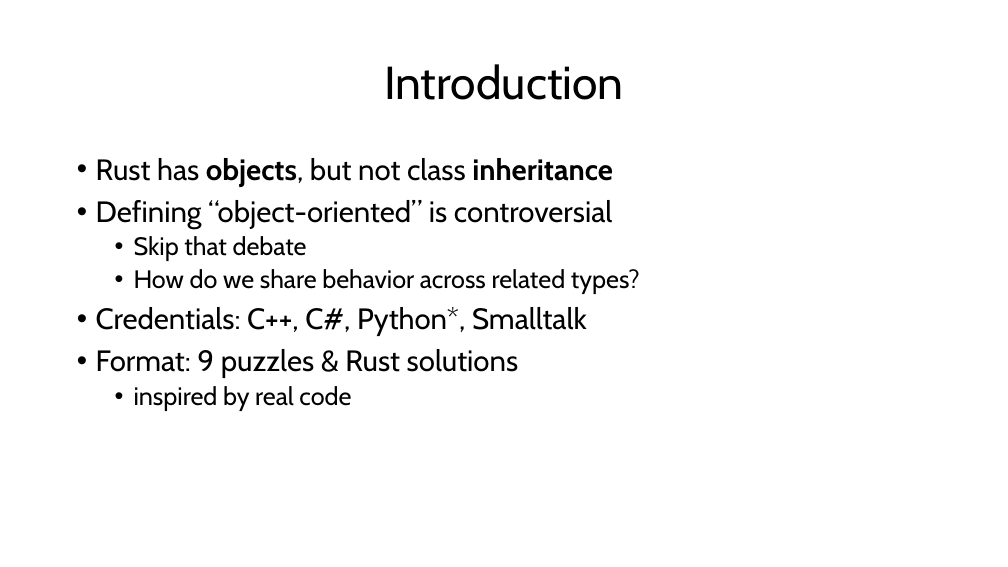
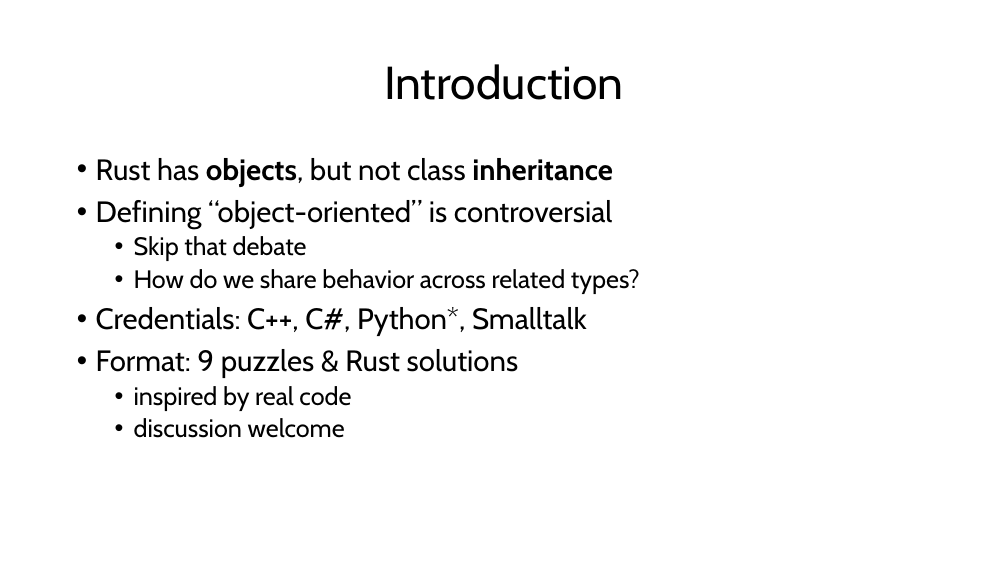
Before and after one commit to CarlKCarlK/inherit, a slide deck: slide 2 of docs/intro.pptx. Drawn at 1008x567 pixels with LibreOffice and Linux fonts; fonts in the diff are those of the drawing. Boxes give left, top, right and bottom in pixels: in the first picture for what was removed or moved away, otherwise in the second. Text is boxed around its words. In the diff, an @@ line names an element or a change of style, - is before the commit and + after.

```diff
--- a/docs/intro.pptx
+++ b/docs/intro.pptx
@@ text at [134, 418, 345, 438]: paragraph added @@
+  • discussion welcome
```
Also in this commit, not shown: 1 other slide changed, 37 other files.
